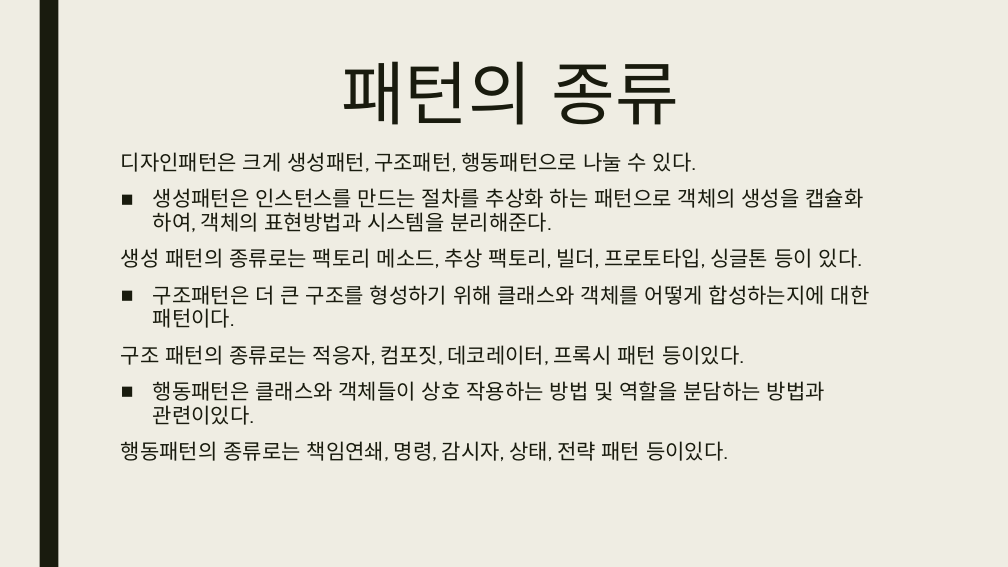
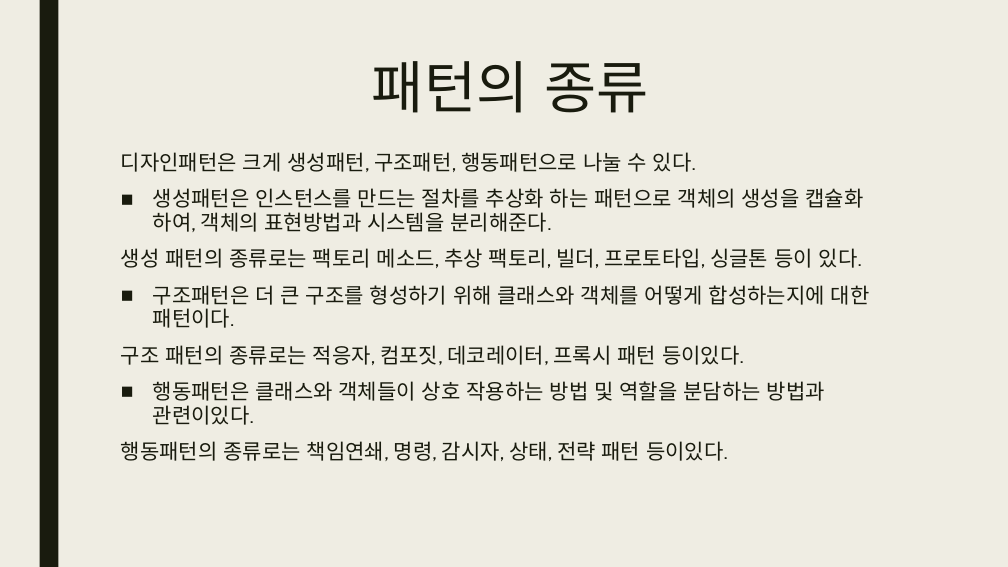
Before and after one commit to tonnac/Study_0, a slide deck: slide 2 of Design_Pattern.pptx. Drawn at 1008x567 pixels with LibreOffice and Linux fonts; fonts in the diff are those of the drawing. Boxes give left, top, right and bottom in pixels: in the first picture for what was removed or moved away, otherwise in the second. Text is boxed around its words. In the diff, an @@ line names an element or a change of style, - is before the commit and + after.

```diff
--- a/Design_Pattern.pptx
+++ b/Design_Pattern.pptx
@@ title "패턴의 종류" at <box>372,61,648,113</box>: size 66 to 54 pt @@
```
Also in this commit, not shown: 2 other slides changed, 3 slides added.
